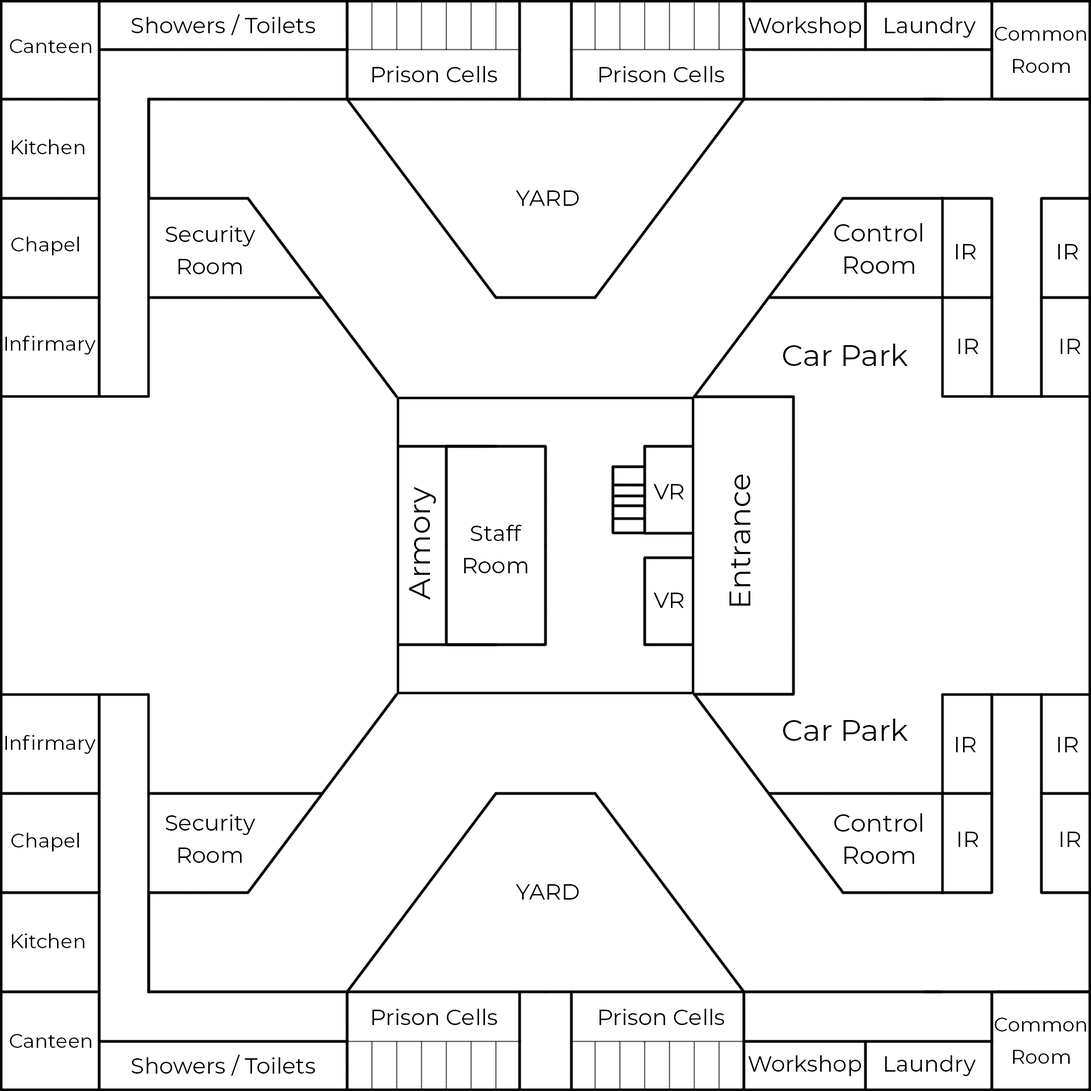
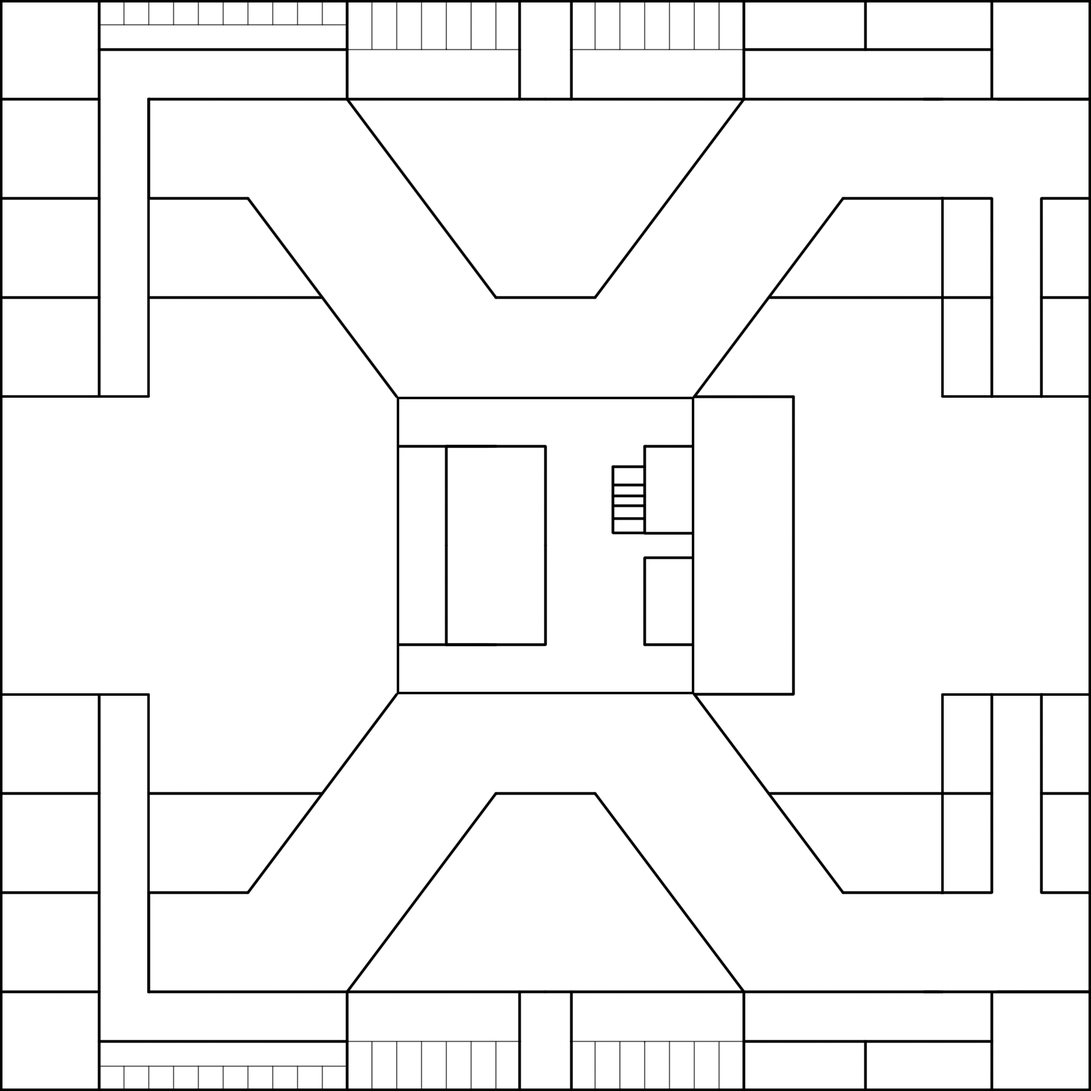
Before/after of a 1091 × 1091 layered artwork. What changed in the layer stack:
hid group "Room Names" (42 layers) over [left=5, top=13, right=1087, bottom=1077]
added layer "Showers" (1st of 2, in "Bottom" › "Left") in group "Left" over [left=100, top=1065, right=347, bottom=1090]
added layer "Showers" (2nd of 2, in "Top" › "Left") in group "Left" over [left=100, top=2, right=347, bottom=26]
